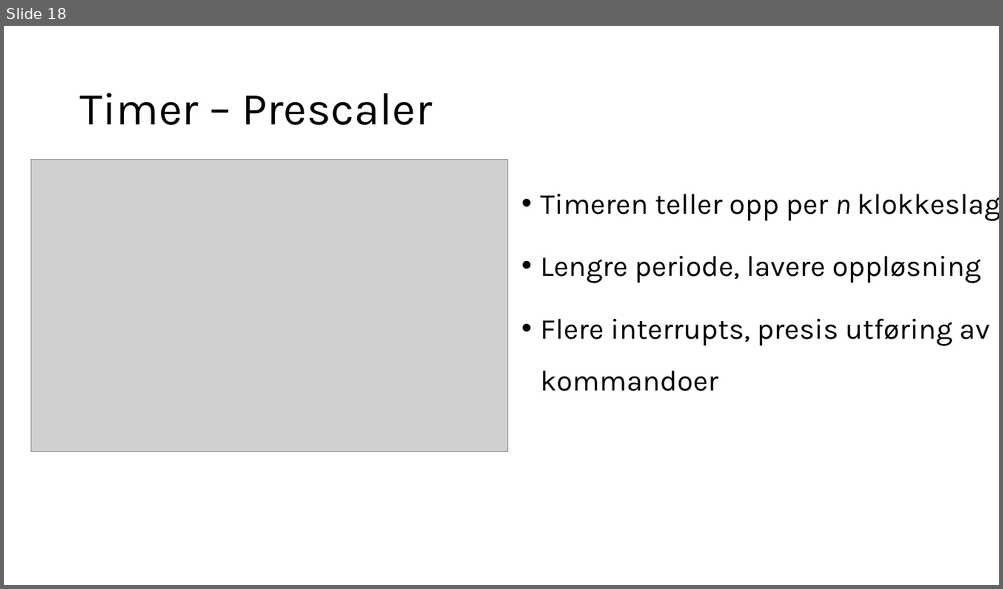
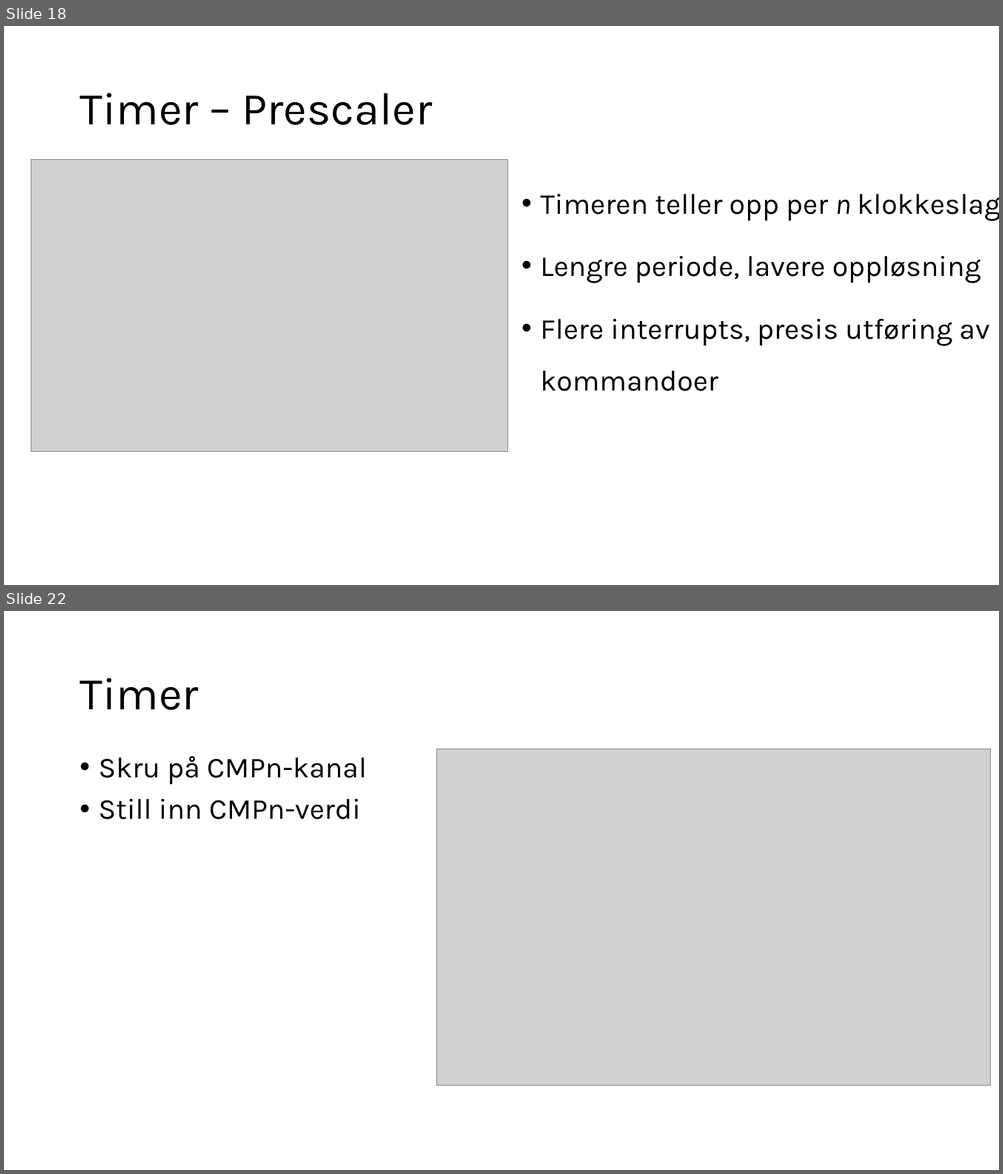
Before and after one commit to ElektraVerksted/AVR-kurs, a slide deck: Kursdag 2/Dag to.pptx. Shown one above the other, each under a label of ours: slide 18 before the commit, slides 18 and 22 after it; the slides between them are not shown. The pictures are 1003x589 and 1003x1174 pixels, drawn with LibreOffice and Linux fonts; fonts in the diff are those of the drawing; grey boxes stand for pictures. Boxes give left, top, right and bottom in pixels: in the first picture for what was removed or moved away, otherwise in the second. Text is boxed around its words. In the diff, an @@ line names an element or a change of style, - is before the commit and + after.

```diff
--- a/Kursdag 2/Dag to.pptx
+++ b/Kursdag 2/Dag to.pptx
@@ slide 22 added at <box>4,611,999,1170</box>, background #FFFFFF @@
@@ title added at <box>79,678,199,710</box>, 44 pt, text #000000 @@
+Timer
@@ text added at <box>99,756,367,820</box>, 28 pt, text #000000 @@
+• Skru på CMPn-kanal
+• Still inn CMPn-verdi
@@ picture added at <box>437,749,991,1086</box> @@
```
Also in this commit, not shown: 1 slide changed, 9 other slides added, 1 slide removed.
